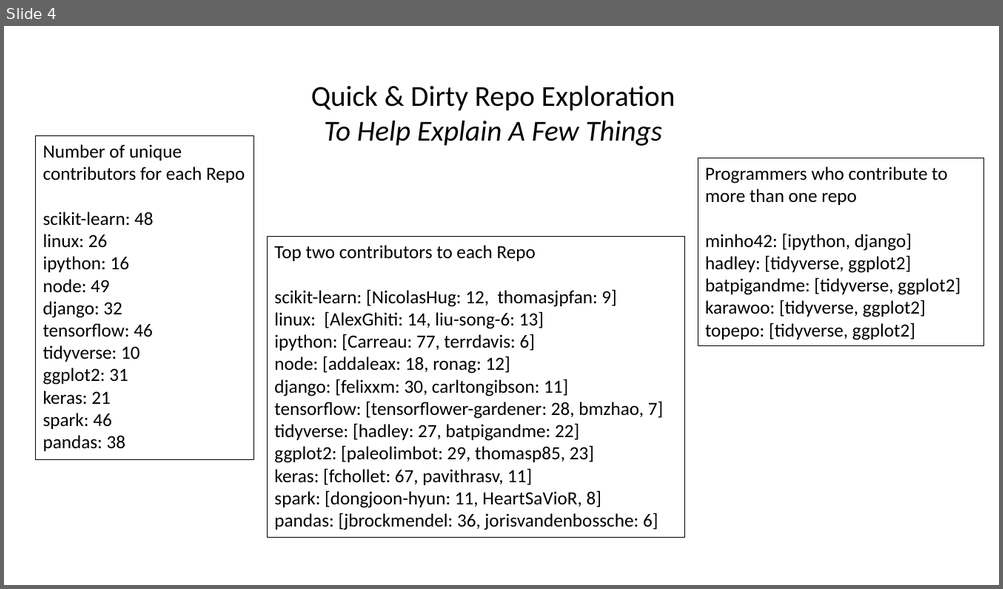
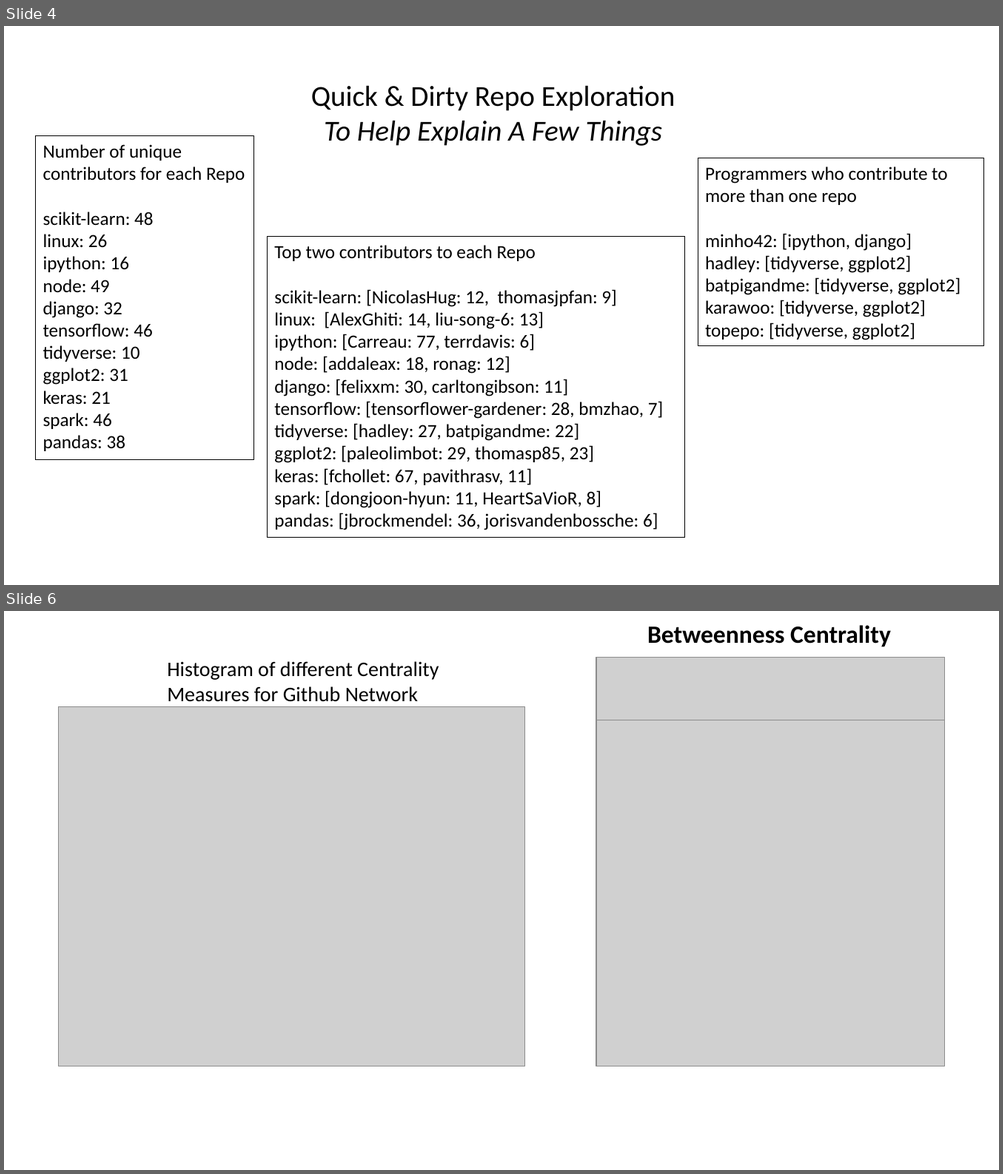
Before and after one commit to tgrrr/data-science-social-network-analysis, a slide deck: packages/server/notebooks/presentation.pptx. Shown one above the other, each under a label of ours: slide 4 before the commit, slides 4 and 6 after it; the slides between them are not shown. The pictures are 1003x589 and 1003x1174 pixels, drawn with LibreOffice and Linux fonts; fonts in the diff are those of the drawing; grey boxes stand for pictures. Boxes give left, top, right and bottom in pixels: in the first picture for what was removed or moved away, otherwise in the second. Text is boxed around its words. In the diff, an @@ line names an element or a change of style, - is before the commit and + after.

```diff
--- a/packages/server/notebooks/presentation.pptx
+++ b/packages/server/notebooks/presentation.pptx
@@ slide 6 added at (4, 611, 999, 1170), background #FFFFFF @@
@@ text added at (647, 625, 891, 647), 24 pt, text #000000, bold @@
+Betweenness Centrality
@@ text added at (167, 661, 438, 702), 20 pt, text #000000 @@
+Histogram of different Centrality Measures for Github Network
@@ picture added at (597, 658, 945, 720) @@
@@ picture added at (59, 707, 525, 1067) @@
@@ picture added at (597, 720, 945, 1066) @@
```
Also in this commit, not shown: 1 slide changed, 1 other slide added.
